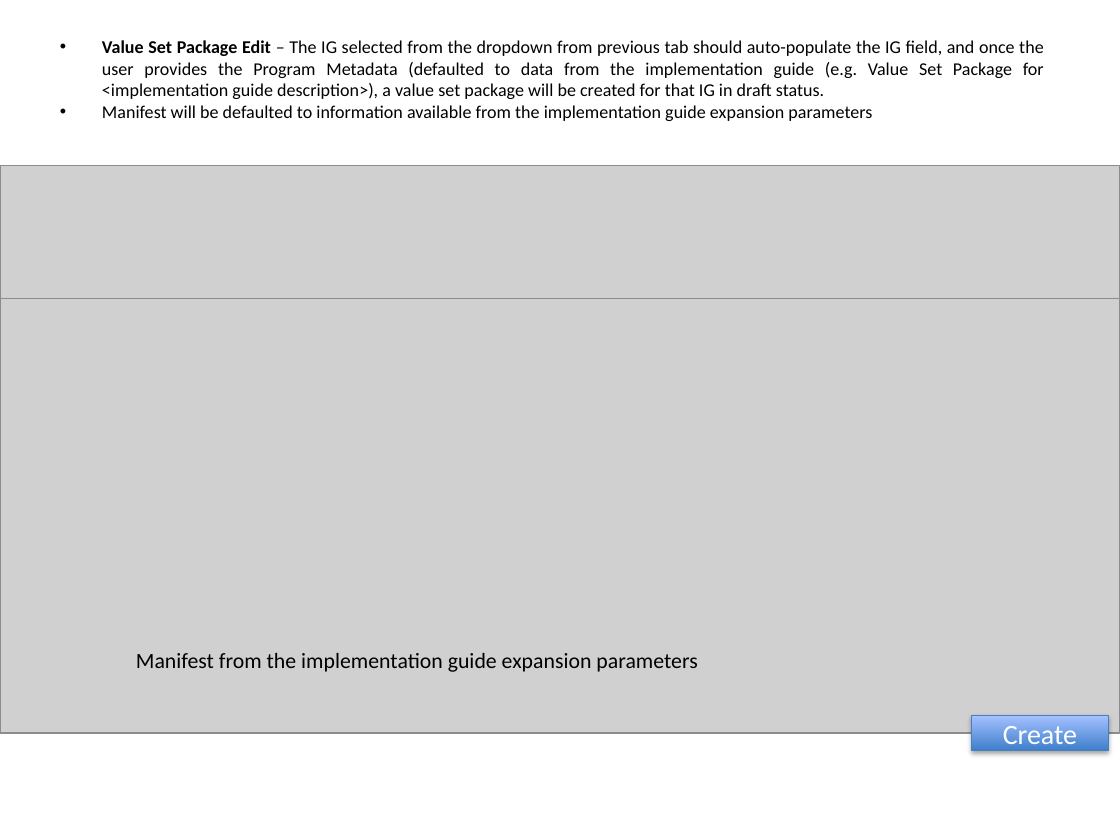
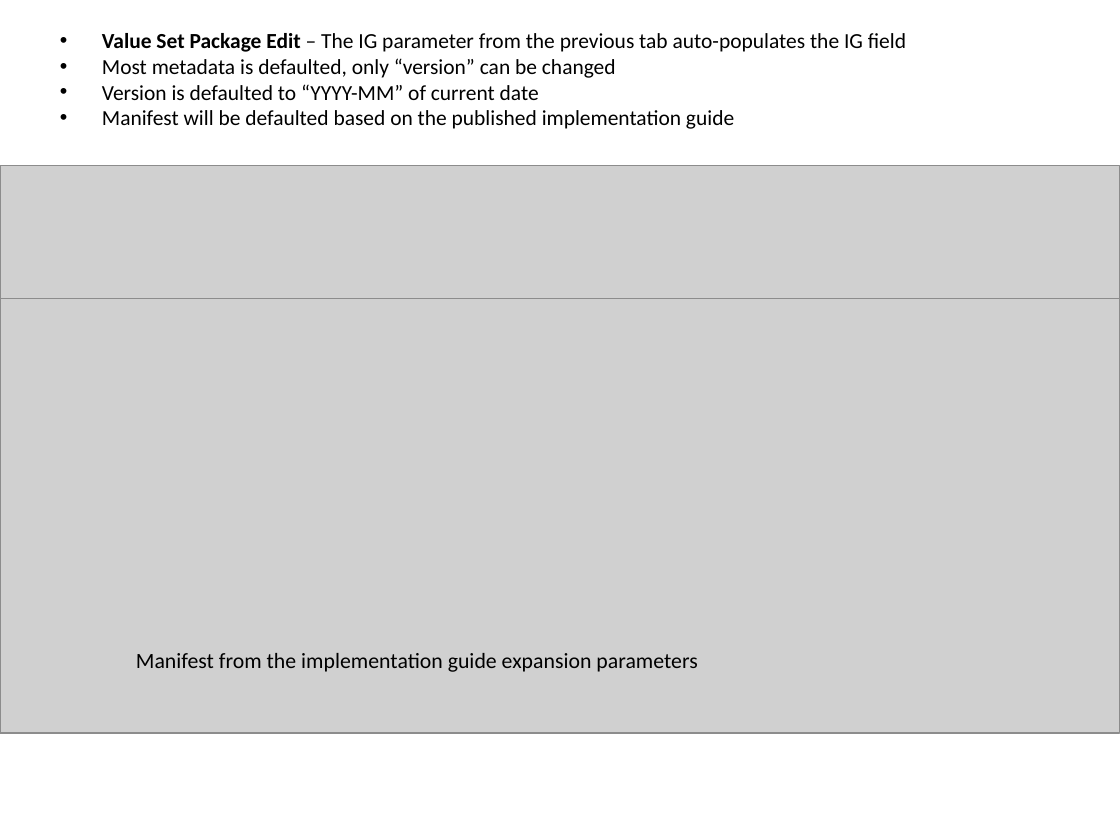
Before and after one commit to DBCG/aphl-vsm, a slide deck: slide 3 of vsp/docs/VSM_UI Proposal.pptx. Drawn at 1120x840 pixels with LibreOffice and Linux fonts; fonts in the diff are those of the drawing; grey boxes stand for pictures. Boxes give left, top, right and bottom in pixels: in the first picture for what was removed or moved away, otherwise in the second. Text is boxed around its words. In the diff, an @@ line names an element or a change of style, - is before the commit and + after.

```diff
--- a/vsp/docs/VSM_UI Proposal.pptx
+++ b/vsp/docs/VSM_UI Proposal.pptx
@@ text at [102,33,906,129]: text changed; size 11.6 to 13.8 pt @@
-• Value Set Package Edit – The IG selected from the dropdown from previous tab should auto-populate the IG field, and once the user provides the Program Metadata (defaulted to data from the implementation guide (e.g. Value Set Package for <implementation guide description>), a value set package will be created for that IG in draft status.
-• Manifest will be defaulted to information available from the implementation guide expansion parameters
+• Value Set Package Edit – The IG parameter from the previous tab auto-populates the IG field
+• Most metadata is defaulted, only “version” can be changed
+• Version is defaulted to “YYYY-MM” of current date
+• Manifest will be defaulted based on the published implementation guide
@@ rectangle removed at [972,716,1109,750] @@
-Create
```
Also in this commit, not shown: 2 other slides changed, 1 slide added.
